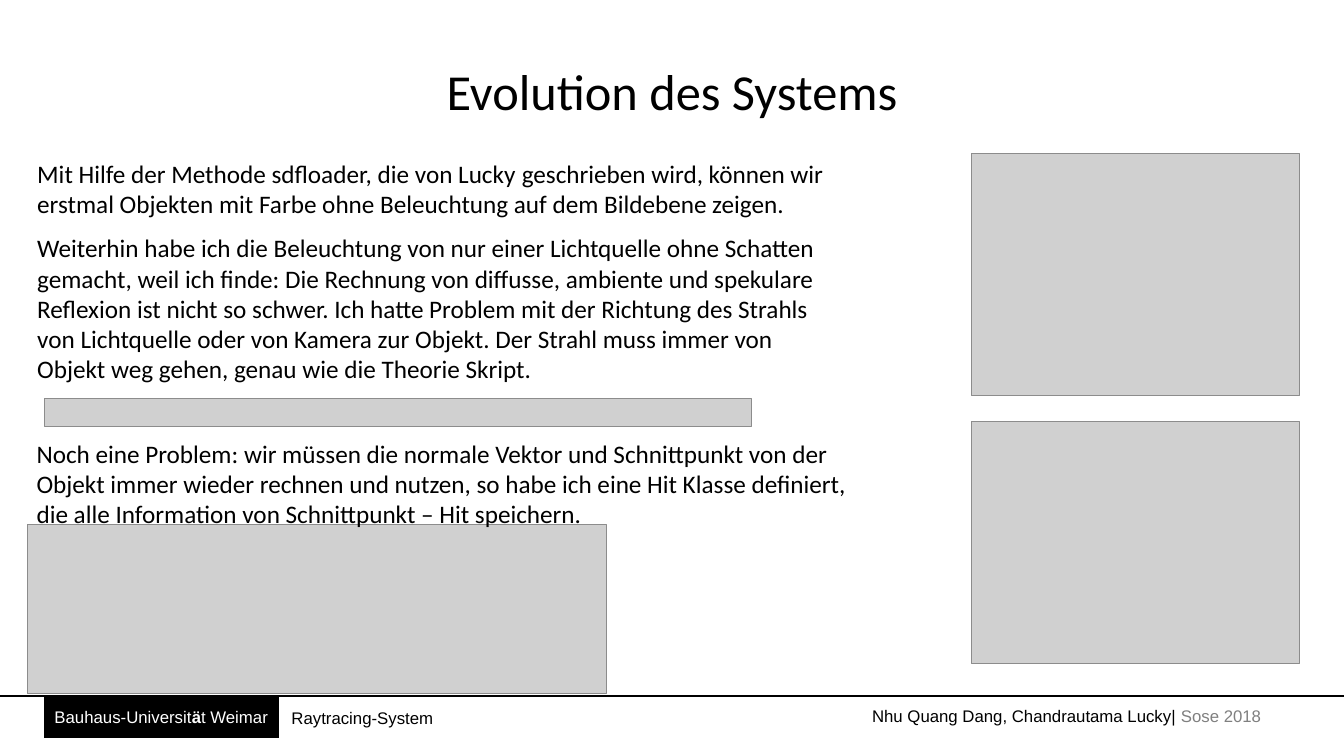
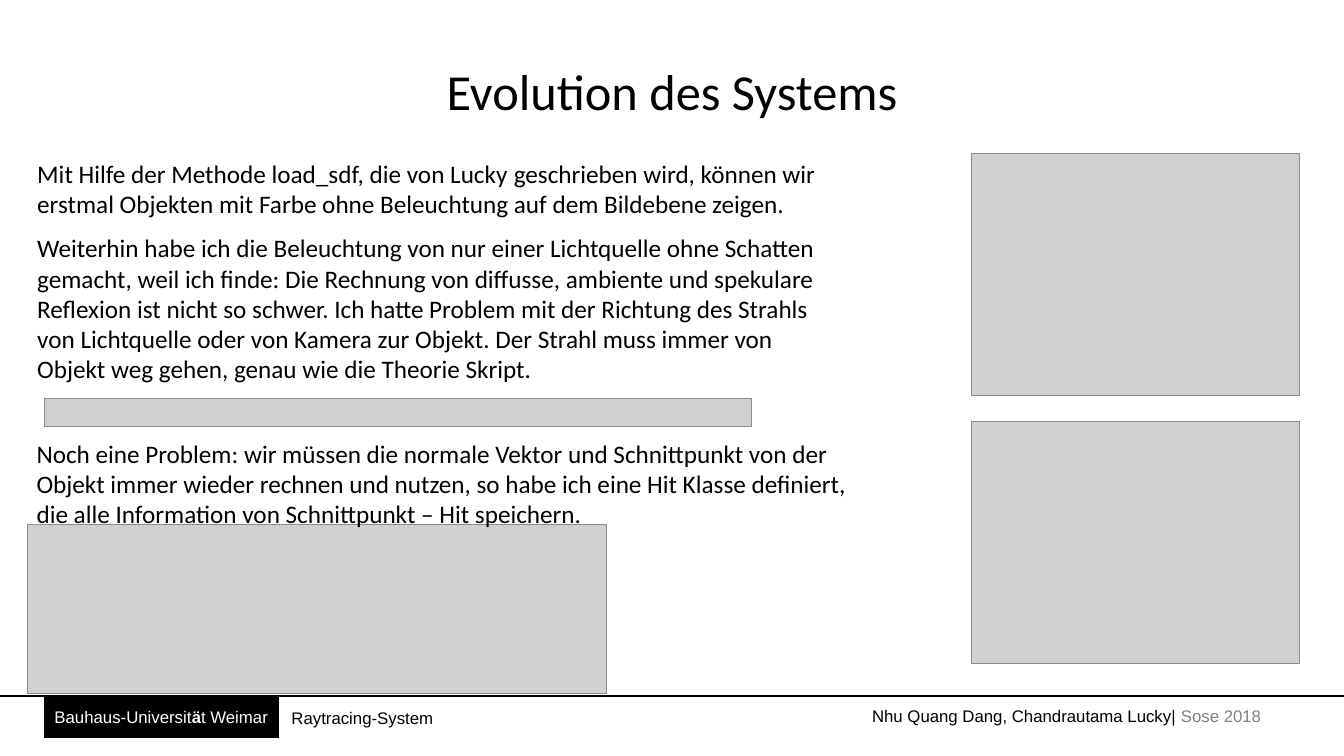
Before and after one commit to Batshaw/Coorp, a slide deck: slide 5 of Prasentation/raytracing.pptx. Drawn at 1344x756 pixels with LibreOffice and Linux fonts; fonts in the diff are those of the drawing; grey boxes stand for pictures. Boxes give left, top, right and bottom in pixels: in the first picture for what was removed or moved away, otherwise in the second. Text is boxed around its words. In the diff, an @@ line names an element or a change of style, - is before the commit and + after.

```diff
--- a/Prasentation/raytracing.pptx
+++ b/Prasentation/raytracing.pptx
@@ text at box(37, 165, 815, 218): text changed @@
-Mit Hilfe der Methode sdfloader, die von Lucky geschrieben wird, können wir erstmal Objekten mit Farbe ohne Beleuchtung auf dem Bildebene zeigen.
+Mit Hilfe der Methode load_sdf, die von Lucky geschrieben wird, können wir erstmal Objekten mit Farbe ohne Beleuchtung auf dem Bildebene zeigen.
```
Also in this commit, not shown: 2 other slides changed, 7 slides added, 1 slide removed, 23 other files.
